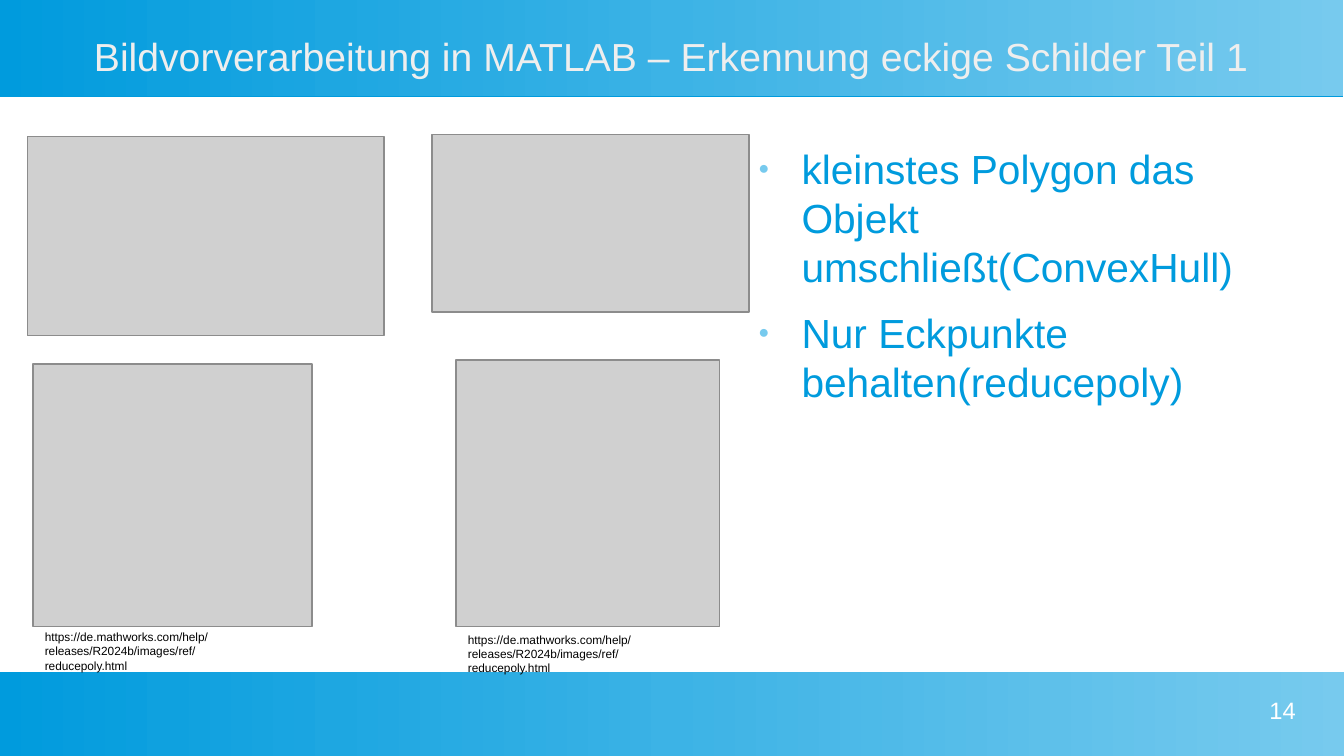
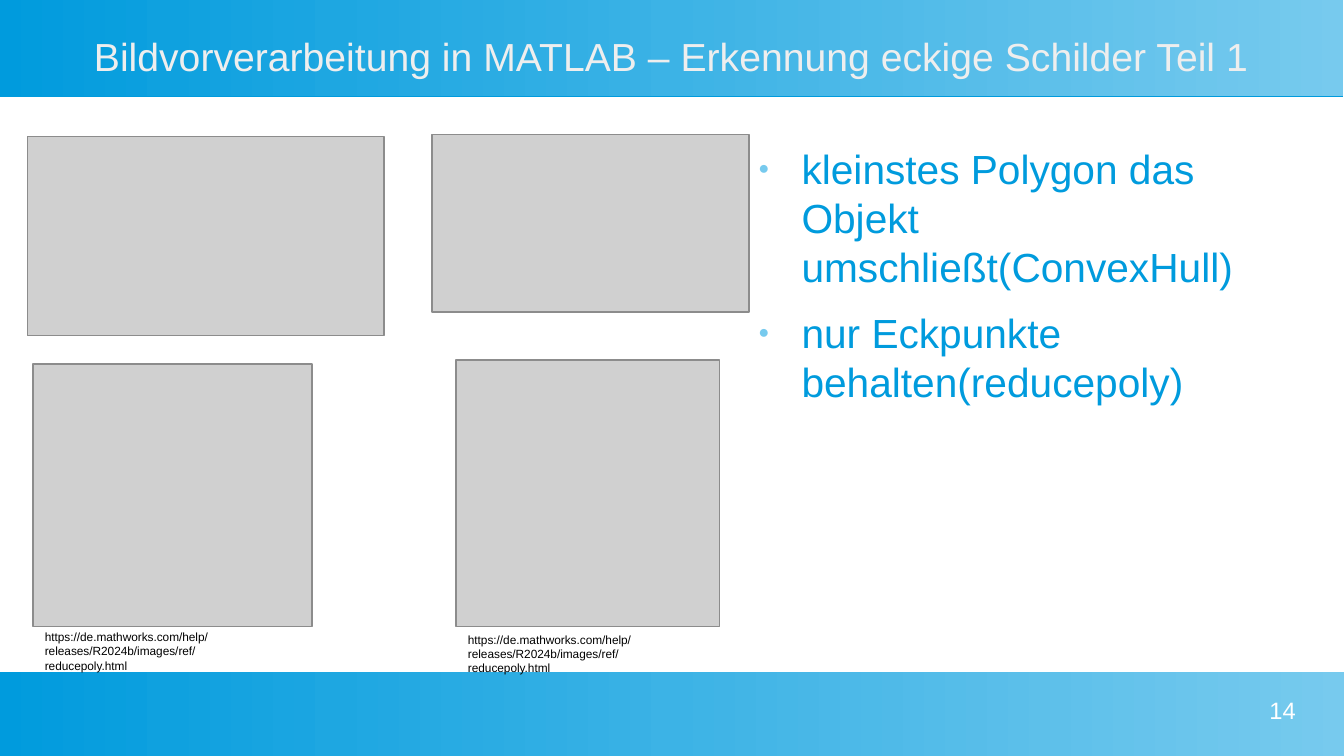
Before and after one commit to Commander-Philip/the-machine-learning-brick, a slide deck: slide 14 of docs/Präsentation.odp. Drawn at 1344x756 pixels with LibreOffice and Linux fonts; fonts in the diff are those of the drawing; grey boxes stand for pictures. Boxes give left, top, right and bottom in pixels: in the first picture for what was removed or moved away, otherwise in the second. Text is boxed around its words. In the diff, an @@ line names an element or a change of style, - is before the commit and + after.

```diff
--- a/docs/Präsentation.odp
+++ b/docs/Präsentation.odp
@@ text at bbox=[802, 318, 1184, 405]: text changed @@
-● Nur Eckpunkte behalten(reducepoly)
+● nur Eckpunkte behalten(reducepoly)
```
Also in this commit, not shown: 7 other slides changed.
